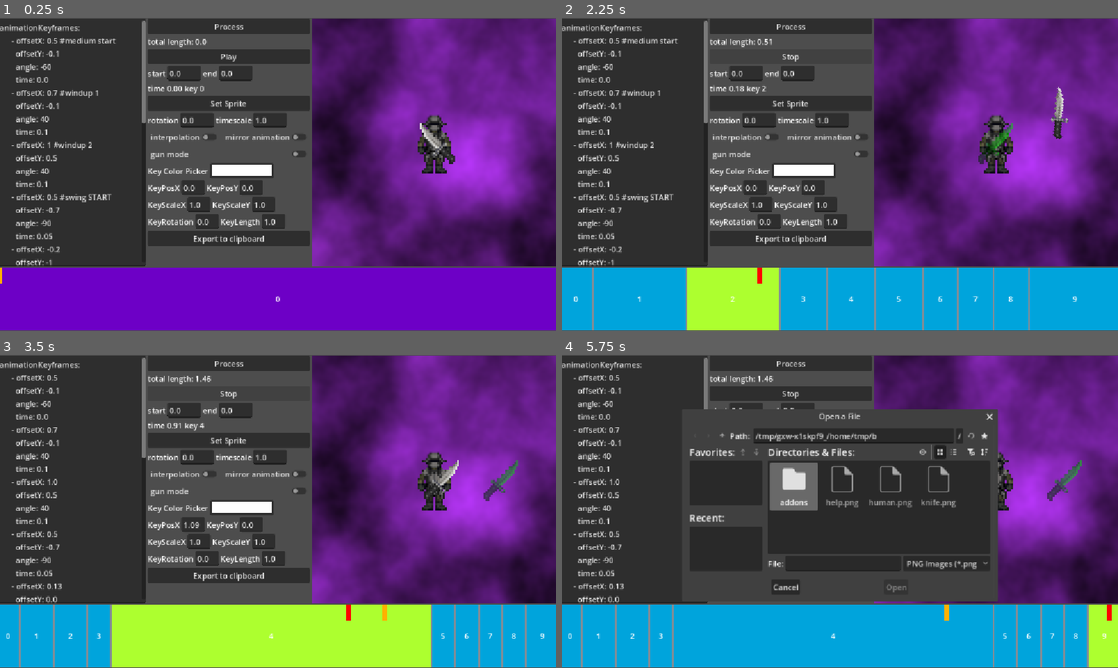
Above: before the commit, frames 1-4 (two rows, left to right).
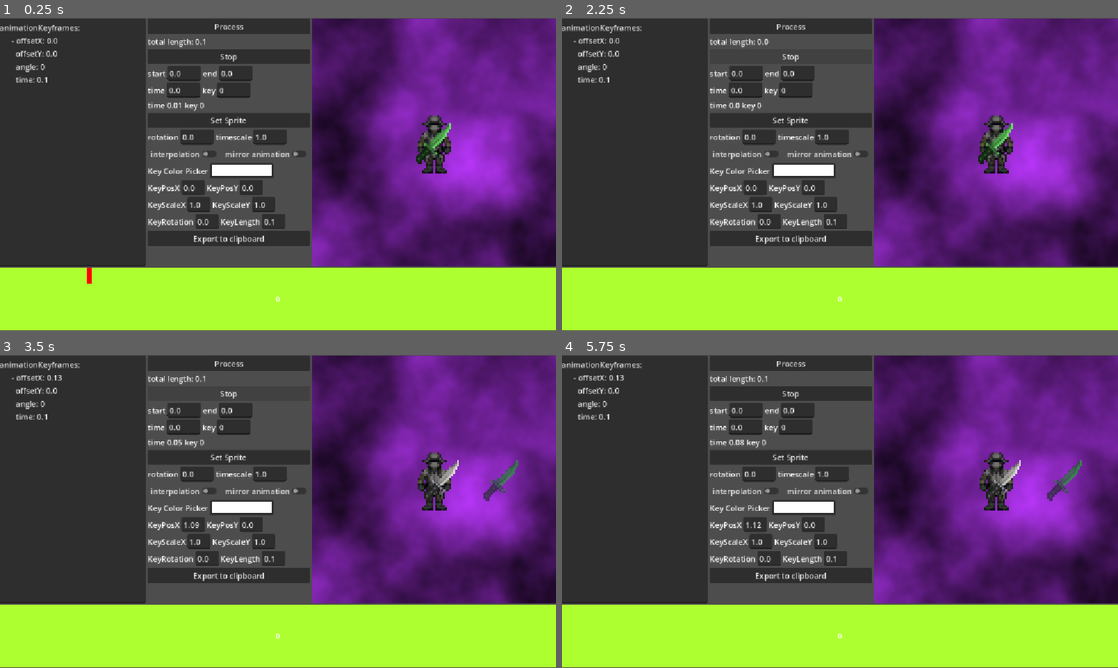
Above: after the commit, the same moments.

Repository: mika10095/carmine-weapon-anim-editor
Game: Godot game, scene res://main.tscn
Same seed, same stepped clock (60 frames per second), same inputs: the game is played once before the commit and once after it.
Inputs:
- Up to frame 1 (0.25 s): no input
- Up to frame 2 (2.25 s): click "Process" at 0.5 s; click "Export to clipboard" at 1.25 s; click "Play" at 2 s
- Up to frame 3 (3.5 s): hold D (move_right) from 2.78 s (still down); tap Space (key_modify) at 2.85 s
- Up to frame 4 (5.75 s): release D (move_right) at 3.5 s; click "Stop" at 3.5 s; click "Play" (after the commit: "Stop") at 4.25 s; click "Set Sprite" at 5 s

The runs differ from the first frame. In frame 1, 26% of the frame differs, in the area x 0-100%, y 0-100%; in frame 2, 23%; in frame 3, 14%; in frame 4, 44%, in the area x 0-99%, y 0-100%.

Commit message:
everything kinda works

Diff:
--- a/animation-key.gd
+++ b/animation-key.gd
@@ -20,12 +20,12 @@
     #        time: 0.1
     #        color: "#ffffff2f"
 	#        scale: "1.0, 1.0"
-	string += "      - offsetX: " + str(offsetX).left(4)+"\n"
-	string += "        offsetY: " + str(offsetY).left(4)+"\n"
+	string += "      - offsetX: " + str(snapped(offsetX,0.01))+"\n"
+	string += "        offsetY: " + str(snapped(offsetY,0.01))+"\n"
 	string += "        angle: " + str(int(angle))+"\n"
-	string += "        time: " + str(delta).left(4)+"\n"
+	string += "        time: " + str(snapped(delta,0.01))+"\n"
 	if(color != Color.WHITE):
 		string += '        color: "#' + color.to_html()+'"\n'
 	if(scaleX != 1 || scaleY != 1):
-		string += "        scale: "+str(scaleX).left(3)+", "+str(scaleY).left(3)+"\n"
+		string += "        scale: "+str(snapped(scaleX,0.01))+", "+str(snapped(scaleY,0.01))+"\n"
 	return string
--- a/fixed_marker.gd
+++ b/fixed_marker.gd
@@ -12,5 +12,5 @@
 	var total_width = anim_key_holder.size.x
 	position.x = total_width*(mark_time/length)
 # Called every frame. 'delta' is the elapsed time since the previous frame.
-func _process(delta):
+func _process(_delta):
 	pass
--- a/main.tscn
+++ b/main.tscn
@@ -198,6 +198,27 @@
 layout_mode = 2
 text = "0.0"
 
+[node name="HBoxContainer8" type="HBoxContainer" parent="VBoxContainer/HBoxContainer/Tree" unique_id=1470715322]
+layout_mode = 2
+
+[node name="Label" type="Label" parent="VBoxContainer/HBoxContainer/Tree/HBoxContainer8" unique_id=655848746]
+layout_mode = 2
+text = "time"
+
+[node name="TimerText" type="LineEdit" parent="VBoxContainer/HBoxContainer/Tree/HBoxContainer8" unique_id=78775583]
+unique_name_in_owner = true
+layout_mode = 2
+text = "0.0"
+
+[node name="Label2" type="Label" parent="VBoxContainer/HBoxContainer/Tree/HBoxContainer8" unique_id=1405066405]
+layout_mode = 2
+text = "key"
+
+[node name="KeyText" type="LineEdit" parent="VBoxContainer/HBoxContainer/Tree/HBoxContainer8" unique_id=1180013959]
+unique_name_in_owner = true
+layout_mode = 2
+text = "0"
+
 [node name="CurrentTimeLabel" type="Label" parent="VBoxContainer/HBoxContainer/Tree" unique_id=2064639092]
 layout_mode = 2
 text = "time 0.00 key 0"
@@ -240,6 +261,7 @@
 text = "mirror animation"
 
 [node name="GunMode" type="CheckButton" parent="VBoxContainer/HBoxContainer/Tree" unique_id=500927367]
+visible = false
 layout_mode = 2
 text = "gun mode"
 
@@ -324,7 +346,7 @@
 unique_name_in_owner = true
 custom_maximum_size = Vector2(48, -1)
 layout_mode = 2
-text = "1.0"
+text = "0.1"
 
 [node name="ClipboardButton" type="Button" parent="VBoxContainer/HBoxContainer/Tree" unique_id=259976229]
 layout_mode = 2
@@ -442,6 +464,8 @@
 [connection signal="pressed" from="VBoxContainer/HBoxContainer/Tree/AnimButton" to="." method="_on_anim_button_pressed"]
 [connection signal="text_changed" from="VBoxContainer/HBoxContainer/Tree/HBoxContainer2/StartTime" to="." method="_on_start_time_text_changed"]
 [connection signal="text_changed" from="VBoxContainer/HBoxContainer/Tree/HBoxContainer2/EndTime" to="." method="_on_end_time_text_changed"]
+[connection signal="text_changed" from="VBoxContainer/HBoxContainer/Tree/HBoxContainer8/TimerText" to="." method="_on_timer_text_text_changed"]
+[connection signal="text_changed" from="VBoxContainer/HBoxContainer/Tree/HBoxContainer8/KeyText" to="." method="_on_key_text_text_changed"]
 [connection signal="pressed" from="VBoxContainer/HBoxContainer/Tree/SetSpriteButton" to="." method="_on_set_sprite_button_pressed"]
 [connection signal="text_changed" from="VBoxContainer/HBoxContainer/Tree/HBoxContainer/GlobalRotation" to="." method="_on_global_rotation_text_changed"]
 [connection signal="text_changed" from="VBoxContainer/HBoxContainer/Tree/HBoxContainer/TimeScale" to="." method="_on_time_scale_text_changed"]
--- a/monolith.gd
+++ b/monolith.gd
@@ -11,6 +11,9 @@
 @onready var anim_key_holder = %AnimKeyHolder
 @onready var urist = %Urist
 
+@onready var timer_text = %TimerText
+@onready var key_text = %KeyText
+
 @onready var key_pos_x_text = %KeyPosX
 @onready var key_pos_y_text = %KeyPosY
 @onready var key_scale_x_text = %KeyScaleX
@@ -24,7 +27,7 @@
 var key_scale_x = 1.0
 var key_scale_y = 1.0
 var key_rot = 0.0
-var key_length = 1.0
+var key_length = 0.1
 
 var selected_key = 0
 
@@ -43,9 +46,26 @@
 var move_speed = 50
 # Called when the node enters the scene tree for the first time.
 func _ready():
-	pass # Replace with function body.
-
-func _input(event):
+	var new_key = AnimationKey.new()
+	new_key.index = index
+	new_key.offsetX = float(key_pos_x_text.text)
+	new_key.offsetY = float(key_pos_y_text.text)
+	new_key.angle = float(key_rot_text.text)
+	new_key.scaleX = float(key_scale_x_text.text)
+	new_key.scaleY = float(key_scale_y_text.text)
+	new_key.color = key_color
+	new_key.delta = float(key_length_text.text)
+	keyframes.append(new_key)
+	_write_back_keys()
+	_on_parse_pressed()
+	_on_anim_button_pressed()
+	await get_tree().create_timer(0.5).timeout
+	_write_back_keys()
+	_on_parse_pressed()
+	_on_anim_button_pressed()
+	set_total_length()
+
+func _input(_event):
 	pass
 
 func _write_back_keys():
@@ -53,7 +73,6 @@
 	yaml_text.text += "animationKeyframes:\n"
 	for key in keyframes:
 		yaml_text.text += key._to_yaml()
-
 
 # Called every frame. 'delta' is the elapsed time since the previous frame.
 func _process(delta):
@@ -65,7 +84,9 @@
 		key_pos_y_text.text = str(snapped(-weapon_sprite_ghost.position.y * 0.03125,0.01))
 	if(rotation_vec):
 		weapon_sprite_ghost.rotation_degrees += rotation_vec.x*delta*move_speed
-		key_rot_text.text = str(snapped(weapon_sprite_ghost.rotation_degrees,0.01))
+	weapon_sprite_ghost.rotation_degrees = wrapf(weapon_sprite_ghost.rotation_degrees,0,360.0) # TODO fix the spinny bug
+	key_rot_text.text = str(snapped(weapon_sprite_ghost.rotation_degrees,0.01))
+
 	var new_key = AnimationKey.new()
 	new_key.index = index
 	new_key.offsetX = float(key_pos_x_text.text)
@@ -76,22 +97,28 @@
 	new_key.color = key_color
 	new_key.delta = float(key_length_text.text)
 	if(Input.is_action_just_pressed("quick_key_place")):
+		new_key.index = selected_key+1
 		keyframes.insert(selected_key+1, new_key)
-		index += 1
-		selected_key += 1
 		_write_back_keys()
 		_on_parse_pressed()
-		current_key_changed.emit(selected_key)
+		current_key_changed.emit(selected_key+1)
+		update_animation()
+		set_total_length()
+		_on_key_text_text_changed(str(selected_key+1))
+		update_animation()
 	elif(Input.is_action_just_pressed("key_modify")):
 		new_key.index = selected_key
 		keyframes.set(selected_key, new_key)
 		_write_back_keys()
 		_on_parse_pressed()
 		current_key_changed.emit(selected_key)
+		update_animation()
+		set_total_length()
+
 	if(!playing):
 		return
 
-	if keyframes.size() < 2:
+	if keyframes.size() < 1:
 		return
 
 	time += delta * time_scale
@@ -120,7 +147,7 @@
 	var time_accumulator = 0.0
 	var i = 0
 
-	if keyframes.size() < 2:
+	if keyframes.size() < 1:
 		return
 
 	if(mirrored):
@@ -129,7 +156,11 @@
 		rotation_anchor.scale = Vector2(-1.0, 1.0)
 
 	var current = keyframes[0]
-	var next = keyframes[1]
+	var next = keyframes[0]
+	if(keyframes.size() != 1):
+		next = keyframes[1]
+
+
 
 	while i < keyframes.size() - 1 and current_time > time_accumulator + current.delta:
 		time_accumulator += current.delta
@@ -236,6 +267,9 @@
 		child.queue_free()
 	index = 0
 	parse_data(_yaml_to_data())
+	_write_back_keys() #fix angles and the spinny bug
+	set_total_length()
+
 
 
 func _yaml_to_data():
@@ -249,7 +283,7 @@
 		key.index = index
 		key.offsetX = keyframe.get("offsetX", 0.0)
 		key.offsetY = keyframe.get("offsetY", 0.0)
-		key.angle = keyframe.get("angle", 0.0)
+		key.angle = wrapf(keyframe.get("angle", 0.0),0,360)
 		key.delta = keyframe.get("time", 0.1)
 		if keyframe.has("scale"):
 			var scalexy = keyframe.get("scale").split(",")
@@ -262,7 +296,6 @@
 		var item = TIMELINE_ITEM.instantiate()
 		anim_key_holder.add_child(item)
 		print(key._to_string())
-		await item.is_node_ready()
 		item.call("initialise", key)
 		index+=1
 	await get_tree().process_frame
@@ -274,6 +307,11 @@
 		length+=key.delta
 	print("total length of all segments: " +str(length))
 	total_length_changed.emit(length)
+	total_length_label.text = "total length: " + str(length)
+	var progress_max = anim_key_holder.size.x
+	progress_marker.position.x = progress_max*(time/length)-8
+
+
 
 func _on_anim_button_pressed():
 	if(!playing):
@@ -291,13 +329,14 @@
 
 
 func _on_global_rotation_text_changed(new_text):
-	var rotation:float = float(new_text)
-	rotation_anchor.global_rotation_degrees = rotation
-	if rotation >= -45 and rotation < 45:
+	var rot:float = float(new_text)
+	wrapf(rot,0,360)
+	rotation_anchor.global_rotation_degrees = rot
+	if rot >= -45 and rot < 45:
 		urist.frame = 4
-	elif rotation >= 45 and rotation < 135:
+	elif rot >= 45 and rot < 135:
 		urist.frame = 7
-	elif rotation >= -135 and rotation < -45:
+	elif rot >= -135 and rot < -45:
 		urist.frame = 6
 	else:
 		urist.frame = 5
@@ -333,8 +372,8 @@
 
 
 func _on_time_scale_text_changed(new_text):
-	var scale = float(new_text)
-	if(scale):
+	var tscale = float(new_text)
+	if(tscale):
 		time_scale = scale
 
 func _on_interpolation_pressed():
@@ -352,7 +391,14 @@
 
 
 func _on_clipboard_button_pressed():
-	DisplayServer.clipboard_set(yaml_text.text)
+	var text = ""
+	text += "animationKeyframes:\n"
+	var init_key = keyframes[0]
+	init_key.delta = 0
+	text += init_key._to_yaml()
+	for key in keyframes:
+		text += key._to_yaml()
+	DisplayServer.clipboard_set(text)
 
 
 func _on_start_time_text_changed(new_text):
@@ -398,7 +444,7 @@
 func _on_key_scale_y_text_changed(new_text):
 	var val = float(new_text)
 	if(val):
-		key_scale_x = val
+		key_scale_y = val
 		weapon_sprite_ghost.scale.y = val
 
 
@@ -410,3 +456,33 @@
 
 func _on_color_picker_button_color_changed(color):
 	key_color = color
+
+
+func _on_timer_text_text_changed(new_text):
+	var new_time = float(new_text)
+	if(new_time):
+		time = new_time
+		var time_accumulator = 0
+		var selected = 0
+		for i in range(keyframes.size()):
+			time_accumulator += keyframes[i].delta
+			if new_time <= time_accumulator:
+				selected = i
+				break
+		selected_key = selected
+		current_key_changed.emit(selected)
+		key_text.text = str(selected)
+
+
+func _on_key_text_text_changed(new_text):
+	var key = int(new_text)
+	selected_key = key
+	var time_accumulator = 0
+	for i in range(keyframes.size()):
+		if(i<key):
+			time_accumulator += keyframes[i].delta
+	time_accumulator += keyframes[min(key,keyframes.size()-1)].delta/2
+	time = time_accumulator
+	timer_text.text = str(time_accumulator)
+	_on_timer_text_text_changed(timer_text.text)
+	current_key_changed.emit(selected_key)
--- a/timeline-item.gd
+++ b/timeline-item.gd
@@ -7,7 +7,7 @@
 func _ready():
 	pass
 # Called every frame. 'delta' is the elapsed time since the previous frame.
-func _process(delta):
+func _process(_delta):
 	pass
 
 func initialise(key:AnimationKey):
